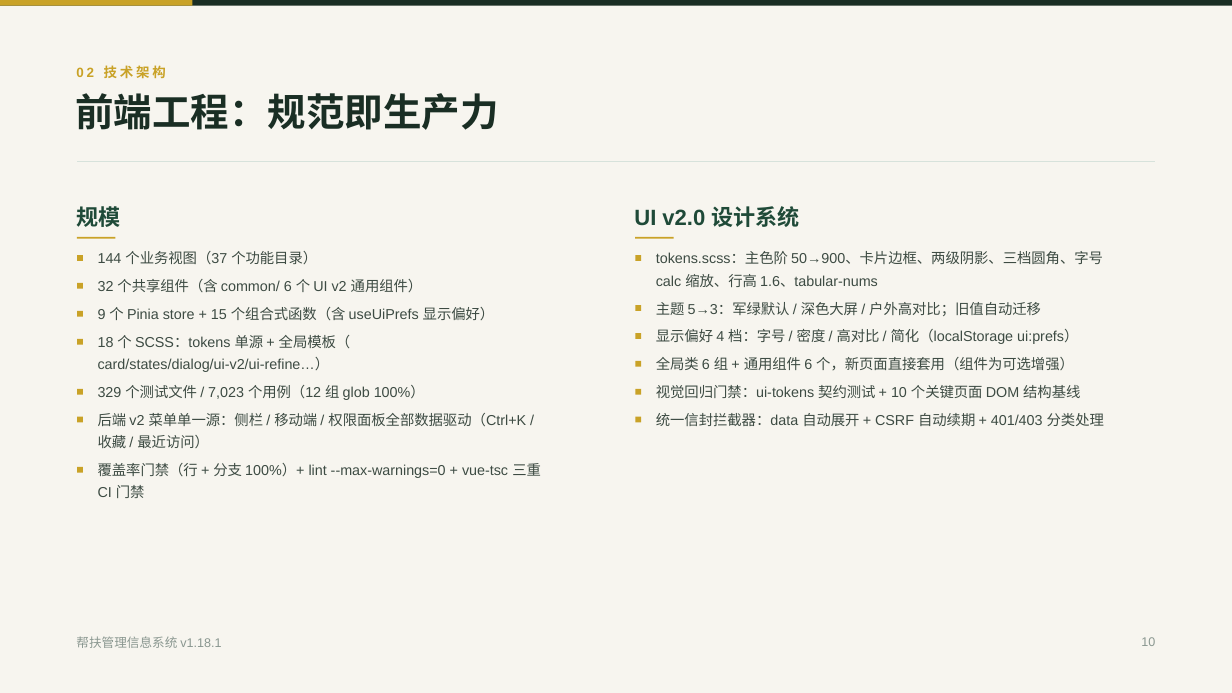
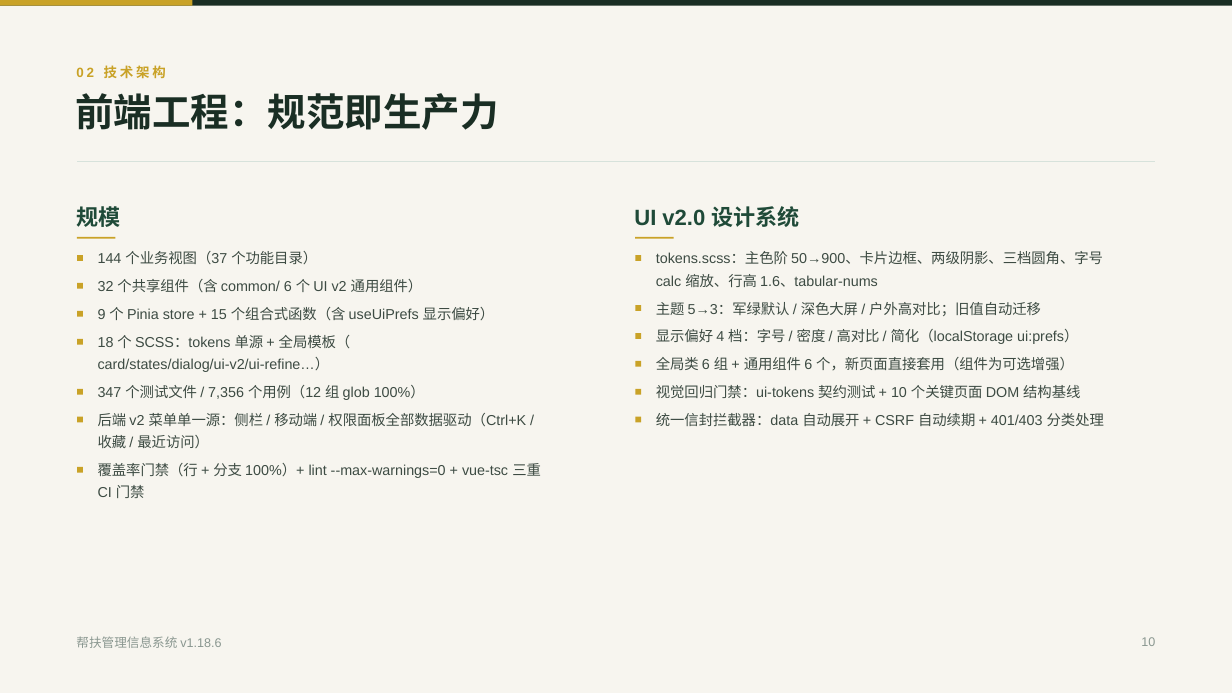
Before and after one commit to lzh745200/MRRS, a slide deck: slide 10 of docs/帮扶管理信息系统介绍.pptx. Drawn at 1232x693 pixels with LibreOffice and Linux fonts; fonts in the diff are those of the drawing. Boxes give left, top, right and bottom in pixels: in the first picture for what was removed or moved away, otherwise in the second. Text is boxed around its words. In the diff, an @@ line names an element or a change of style, - is before the commit and + after.

```diff
--- a/docs/帮扶管理信息系统介绍.pptx
+++ b/docs/帮扶管理信息系统介绍.pptx
@@ text at (98, 385, 425, 400): text changed @@
-329 个测试文件 / 7,023 个用例（12 组 glob 100%）
+347 个测试文件 / 7,356 个用例（12 组 glob 100%）
@@ text at (76, 636, 221, 648): text changed @@
-帮扶管理信息系统 v1.18.1
+帮扶管理信息系统 v1.18.6
```
Also in this commit, not shown: 52 other slides changed, 1 slide added, 3 other files.
